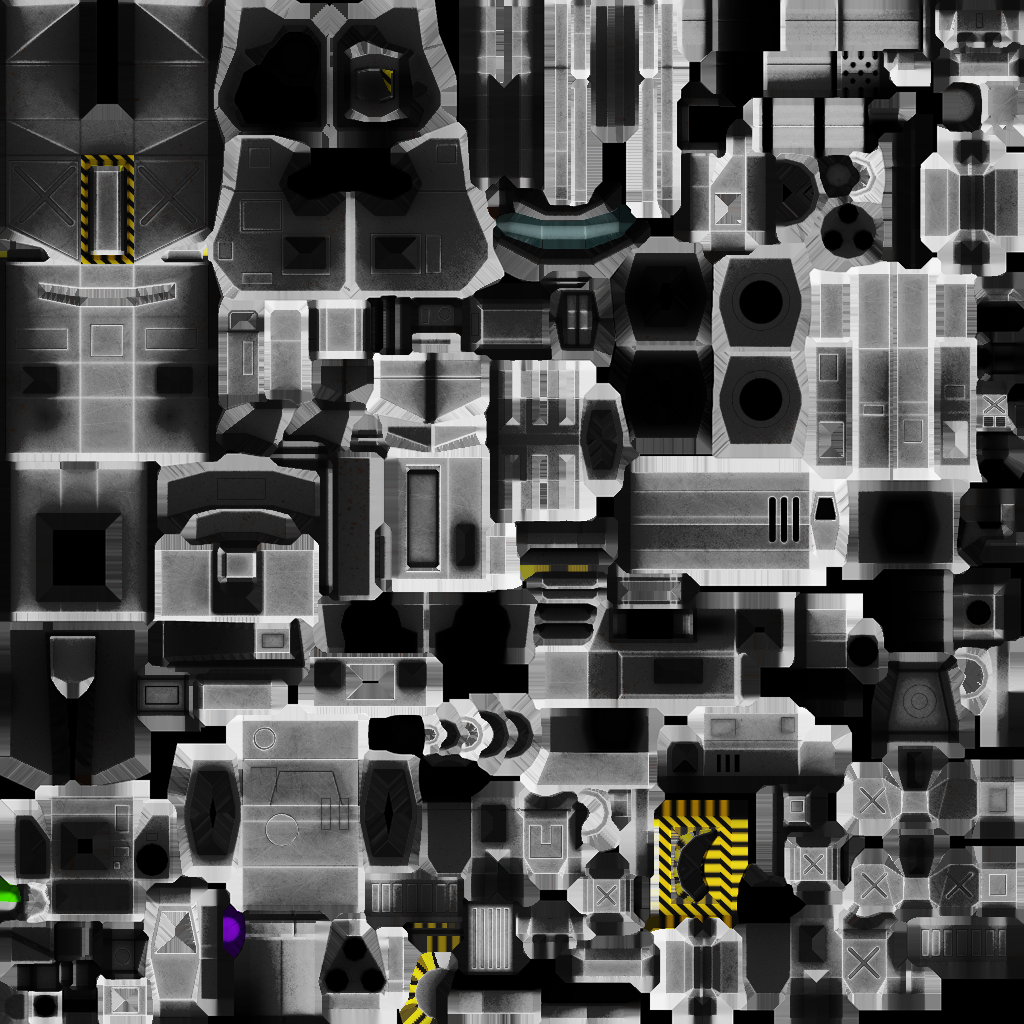
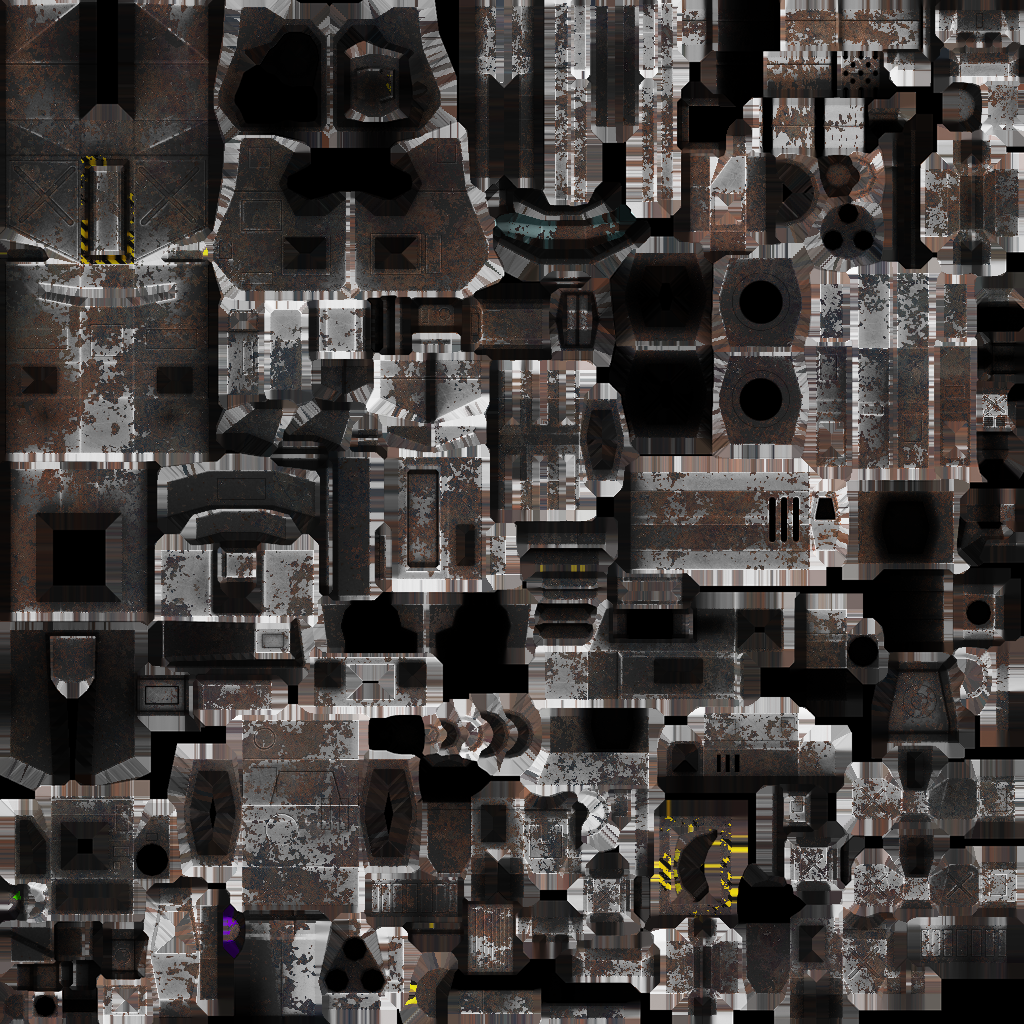
Two versions of the same layered image (1024 x 1024). Layer-by-layer changes:
added layer "X" above "Background" over [0,0,1024,1024]